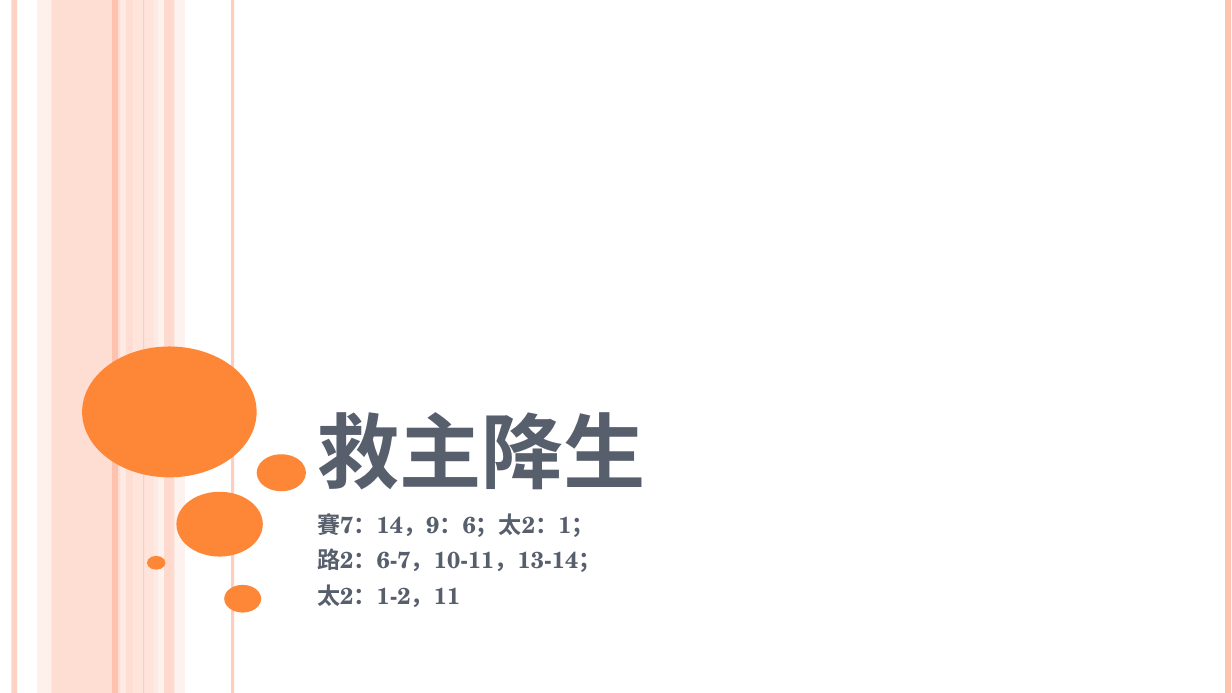
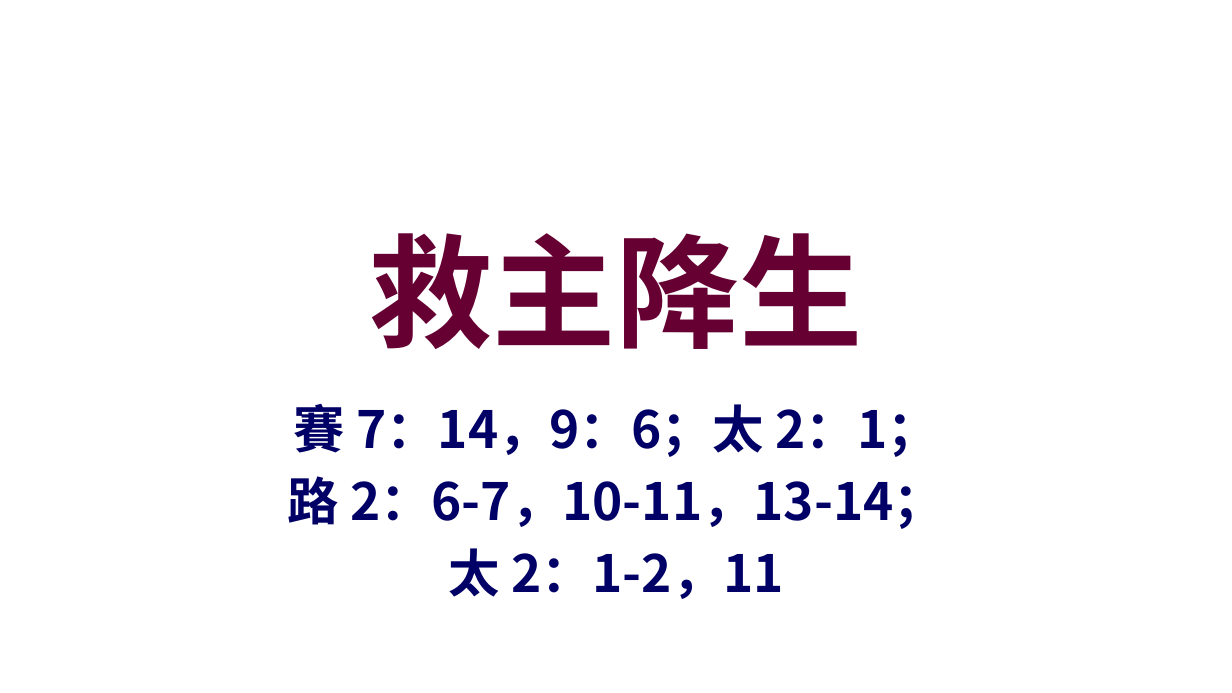
Before and after one commit to batisuoc/worship-resources, a slide deck: slide 1 of 6救主降生.pptx. Drawn at 1232x693 pixels with LibreOffice and Linux fonts; fonts in the diff are those of the drawing; background and template pictures are left out. Boxes give left, top, right and bottom in pixels: in the first picture for what was removed or moved away, otherwise in the second. Text is boxed around its words. In the diff, an @@ line names an element or a change of style, - is before the commit and + after.

```diff
--- a/6救主降生.pptx
+++ b/6救主降生.pptx
@@ line removed from (15, 0) to (15, 693) @@
@@ rectangle removed at bbox=[37, 0, 51, 693] @@
@@ rectangle removed at bbox=[52, 0, 134, 693] @@
@@ line removed from (116, 0) to (116, 693) @@
@@ line removed from (123, 0) to (123, 693) @@
@@ rectangle removed at bbox=[133, 0, 158, 693] @@
@@ line removed from (144, 0) to (144, 693) @@
@@ rectangle removed at bbox=[153, 0, 185, 693] @@
@@ rectangle removed at bbox=[165, 0, 175, 693] @@
@@ line removed from (233, 0) to (233, 693) @@
@@ line removed from (1228, 0) to (1228, 693) @@
@@ title "救主降生": place and size @@
-title "救主降生" at bbox=[317, 412, 645, 490]
+title "救主降生" at bbox=[370, 233, 863, 349]
@@ title "救主降生" at bbox=[370, 233, 863, 349]: size 80 to 96 pt, font TeX Gyre Schola to Noto Sans CJK SC, text colour #575F6D to #660033, small capitals off; alignment left to centre; vertical alignment bottom to middle @@
@@ ellipse removed at bbox=[82, 347, 257, 478] @@
@@ subtitle at bbox=[287, 404, 945, 599]: text changed; size 18 to 40 pt; font TeX Gyre Schola to Noto Sans CJK SC; text colour #575F6D to #000066 @@
-賽7：14，9：6；太2：1；
-路2：6-7，10-11，13-14；
-太2：1-2，11
+賽 7：14，9：6；太 2：1；
+路 2：6-7，10-11，13-14；
+太 2：1-2，11
@@ ellipse removed at bbox=[257, 455, 306, 492] @@
@@ ellipse removed at bbox=[177, 492, 263, 556] @@
@@ ellipse removed at bbox=[147, 556, 165, 570] @@
@@ ellipse removed at bbox=[225, 585, 262, 613] @@
```
Also in this commit, not shown: 4 other slides changed, 3 slides added, 1 other file.
